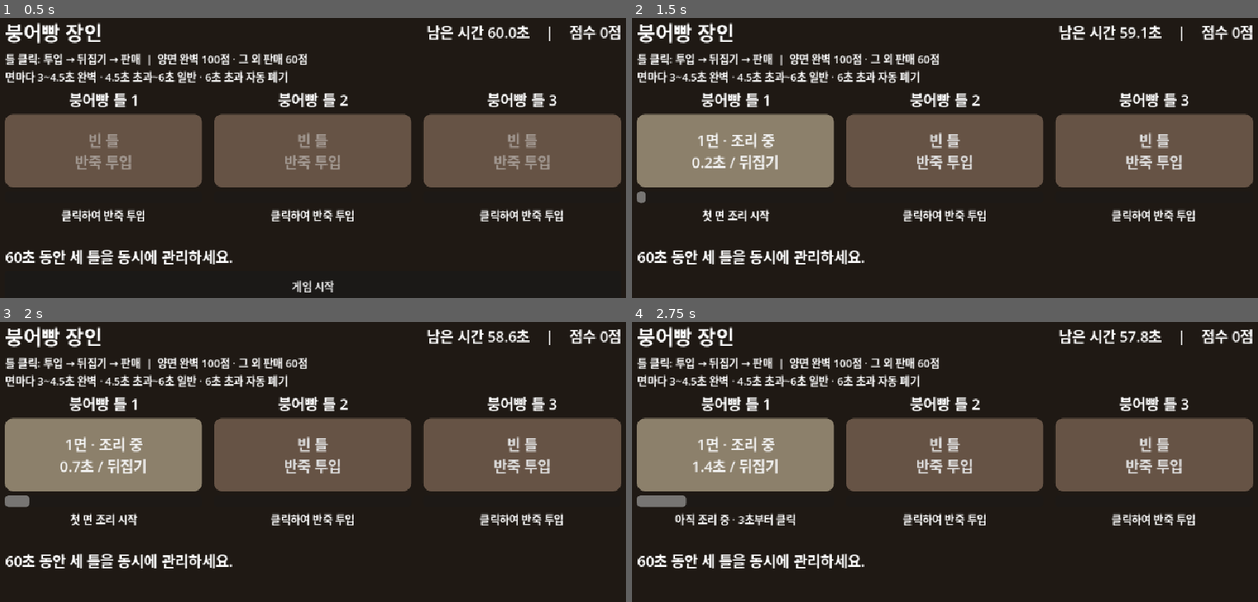
Above: before the commit, frames 1-4 (two rows, left to right).
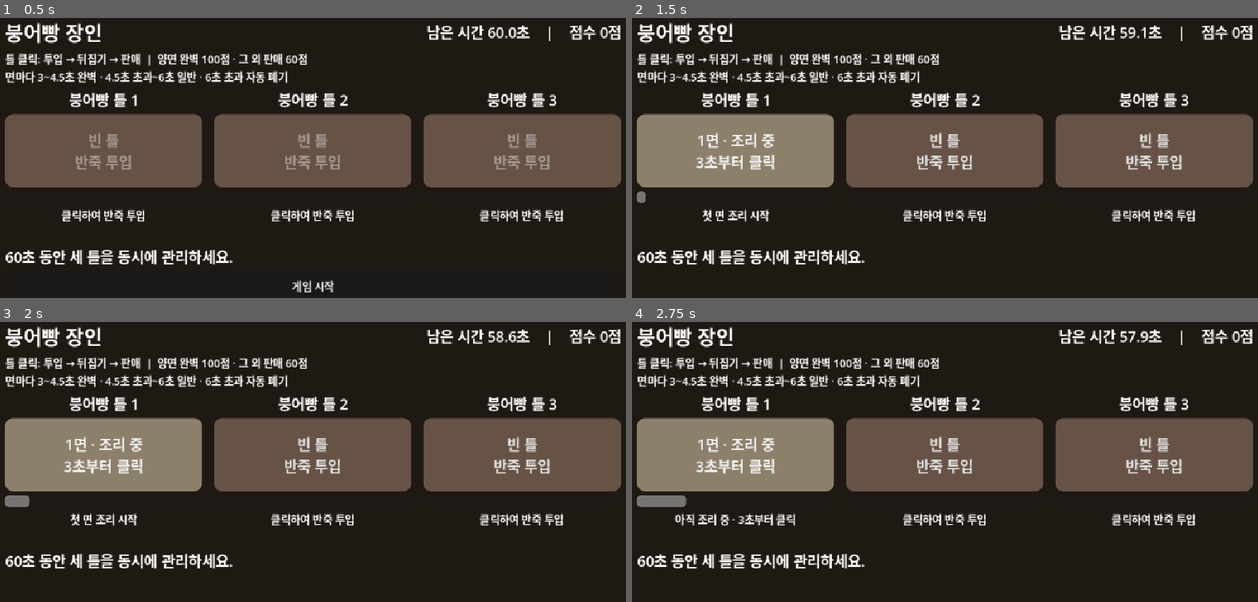
Above: after the commit, the same moments.

Repository: yeram109/bungeoppang-tycoon
Game: Godot game, scene res://scenes/main.tscn
Same seed, same stepped clock (60 frames per second), same inputs: the game is played once before the commit and once after it.
Inputs (mouse positions are in pixels of both pictures, inside the frame that each line leads up to):
- Up to frame 1 (0.5 s): no input
- Up to frame 2 (1.5 s): click "게임 시작" at 0.5 s; click "빈 틀 반죽 투입" at 1.25 s
- Up to frame 3 (2 s): no input
- Up to frame 4 (2.75 s): click (738, 453) at 2 s, where only the run before the commit has a clickable "1면 · 조리 중 0.7초 / 뒤집기"

Frame 1 is identical in both runs. In frame 2, 0.4% of the frame differs, in the area x 9-24%, y 48-55%; in frame 3, 0.4%; in frame 4, 0.5%, in the area x 9-83%, y 3-55%.

Commit message:
fix: align time displays with gameplay boundaries

Diff:
--- a/scripts/main.gd
+++ b/scripts/main.gd
@@ -68,7 +68,9 @@
 	_render(now)
 
 func _render(now: int) -> void:
-	var remaining: float = session.remaining_usec(now) / 1_000_000.0 if has_started else 60.0
+	# Display only: a positive remainder must never round down to 00.0.
+	var remaining_usec: int = session.remaining_usec(now) if has_started else Session.DURATION_USEC
+	var remaining: float = ceili(remaining_usec / 100_000.0) / 10.0
 	status_label.text = "남은 시간 %04.1f초    |    점수 %d점" % [remaining, session.score]
 	var ended: bool = has_started and not session.running
 	var display_time: int = mini(now, session.started_at + Session.DURATION_USEC) if ended else now
--- a/scripts/mold_view.gd
+++ b/scripts/mold_view.gd
@@ -51,6 +51,12 @@
 		var quality_text: String = ["조리 중", "완벽", "일반", "탐"][quality]
 		color = [Color("8c806b"), Color("b88428"), Color("825135"), Color("292523")][quality]
 		var action := "뒤집기" if mold.state == Mold.State.SIDE_1 else "판매"
-		cook_button.text = "%d면 · %s\n%.1f초 / %s" % [mold.state, quality_text, elapsed / 1_000_000.0, action]
+		# Rounded elapsed seconds can contradict the exact quality at a boundary.
+		# Show the actual quality and action; the gauge still conveys progress.
+		if quality == Mold.Quality.COOKING:
+			action = "3초부터 클릭"
+		elif quality == Mold.Quality.BURNT:
+			action = "자동 폐기"
+		cook_button.text = "%d면 · %s\n%s" % [mold.state, quality_text, action]
 	if button_style.bg_color != color:
 		button_style.bg_color = color
--- a/tests/test_core.gd
+++ b/tests/test_core.gd
@@ -21,6 +21,8 @@
 	test_independence()
 	test_deadline()
 	await test_scene()
+	print("EXISTING CORE TESTS: %d checks, %d failures" % [checks, failures])
+	await test_display_boundaries()
 	print("CORE TESTS: %d checks, %d failures" % [checks, failures])
 	quit(1 if failures else 0)
 
@@ -143,3 +145,70 @@
 		check(main.get_global_rect().encloses(view.get_global_rect()), "mold fits viewport")
 	main.queue_free()
 	await process_frame
+
+func test_display_boundaries() -> void:
+	# Exercise the real scene's render methods and resulting controls, not a
+	# duplicate formatter. Disable frame updates so injected microseconds stay exact.
+	var main = load("res://scenes/main.tscn").instantiate()
+	root.add_child(main)
+	main.set_process(false)
+	main.has_started = true
+	var view = main.mold_views[0]
+	var samples := [
+		[2_999_999, "조리 중", 0, Color("8c806b")],
+		[3_000_000, "완벽", 100, Color("b88428")],
+		[3_000_001, "완벽", 100, Color("b88428")],
+		[4_499_999, "완벽", 100, Color("b88428")],
+		[4_500_000, "완벽", 100, Color("b88428")],
+		[4_500_001, "일반", 60, Color("825135")],
+		[5_999_999, "일반", 60, Color("825135")],
+		[6_000_000, "일반", 60, Color("825135")],
+		[6_000_001, "탐", 0, Color("292523")],
+	]
+	for side in [1, 2]:
+		for sample in samples:
+			main.session.start(0)
+			main.session.click_mold(0, 0)
+			var side_start := 0
+			if side == 2:
+				side_start = 3_000_000
+				main.session.click_mold(0, side_start)
+			var now: int = side_start + sample[0]
+			main.session.advance(now)
+			main._render(now)
+			var mold = main.session.molds[0]
+			var burnt: bool = sample[1] == "탐"
+			var action: String = "뒤집기" if side == 1 else "판매"
+			if sample[1] == "조리 중":
+				action = "3초부터 클릭"
+			var expected: String = "빈 틀\n반죽 투입" if burnt else "%d면 · %s\n%s" % [side, sample[1], action]
+			check(view.cook_button.text == expected, "actual UI state/action at %d on side %d" % [sample[0], side])
+			check(view.button_style.bg_color == sample[3], "boundary color retained")
+			check(is_equal_approx(view.progress.value, 0.0 if burnt else sample[0] / 1_000_000.0), "gauge retains actual elapsed time")
+			check(view.feedback_label.text == mold.feedback and (not burnt or mold.feedback.begins_with("탐")), "feedback retained including automatic discard")
+			var points: int = main.session.click_mold(0, now)
+			check(points == (sample[2] if side == 2 else 0), "click score agrees with displayed quality")
+			if not burnt:
+				var expected_state: int = side if sample[1] == "조리 중" else (Mold.State.SIDE_2 if side == 1 else Mold.State.EMPTY)
+				check(mold.state == expected_state, "early input/flip/sale agrees with UI")
+			else:
+				check(main.session.score == 0, "discard remains zero points")
+	# Includes the exact deadline and both adjacent microseconds, plus tenths.
+	for sample in [[0, "60.0", true], [1, "60.0", true],
+		[59_899_999, "00.2", true], [59_900_000, "00.1", true],
+		[59_900_001, "00.1", true], [59_999_999, "00.1", true],
+		[60_000_000, "00.0", false], [60_000_001, "00.0", false]]:
+		main.session.start(0)
+		# A sale is ready just before the deadline; rendering must not affect it.
+		if sample[0] >= 59_899_999:
+			main.session.click_mold(0, 53_000_000)
+			main.session.click_mold(0, 56_000_000)
+		main.session.advance(sample[0])
+		main._render(sample[0])
+		check(main.status_label.text == "남은 시간 %s초    |    점수 0점" % sample[1], "actual countdown label at %d" % sample[0])
+		check(main.session.running == sample[2] and view.cook_button.disabled == not sample[2], "display and input availability agree at deadline")
+		check(main.result_label.text.contains("시간 종료!") == not sample[2], "result visibility agrees with countdown")
+		if sample[0] >= 59_899_999:
+			check(main.session.click_mold(0, sample[0]) == (100 if sample[2] else 0), "countdown does not change sale/deadline judgment")
+	main.queue_free()
+	await process_frame
